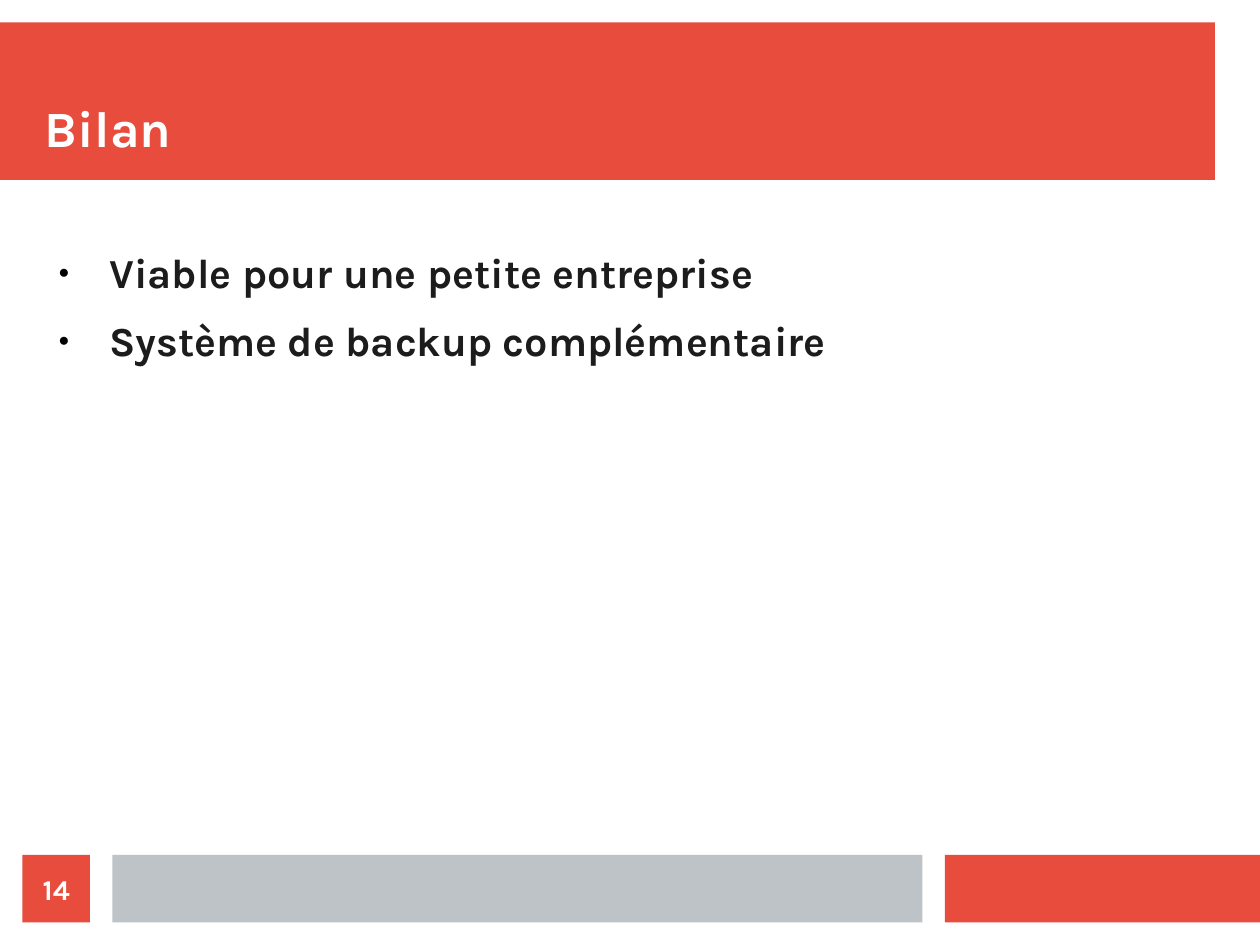
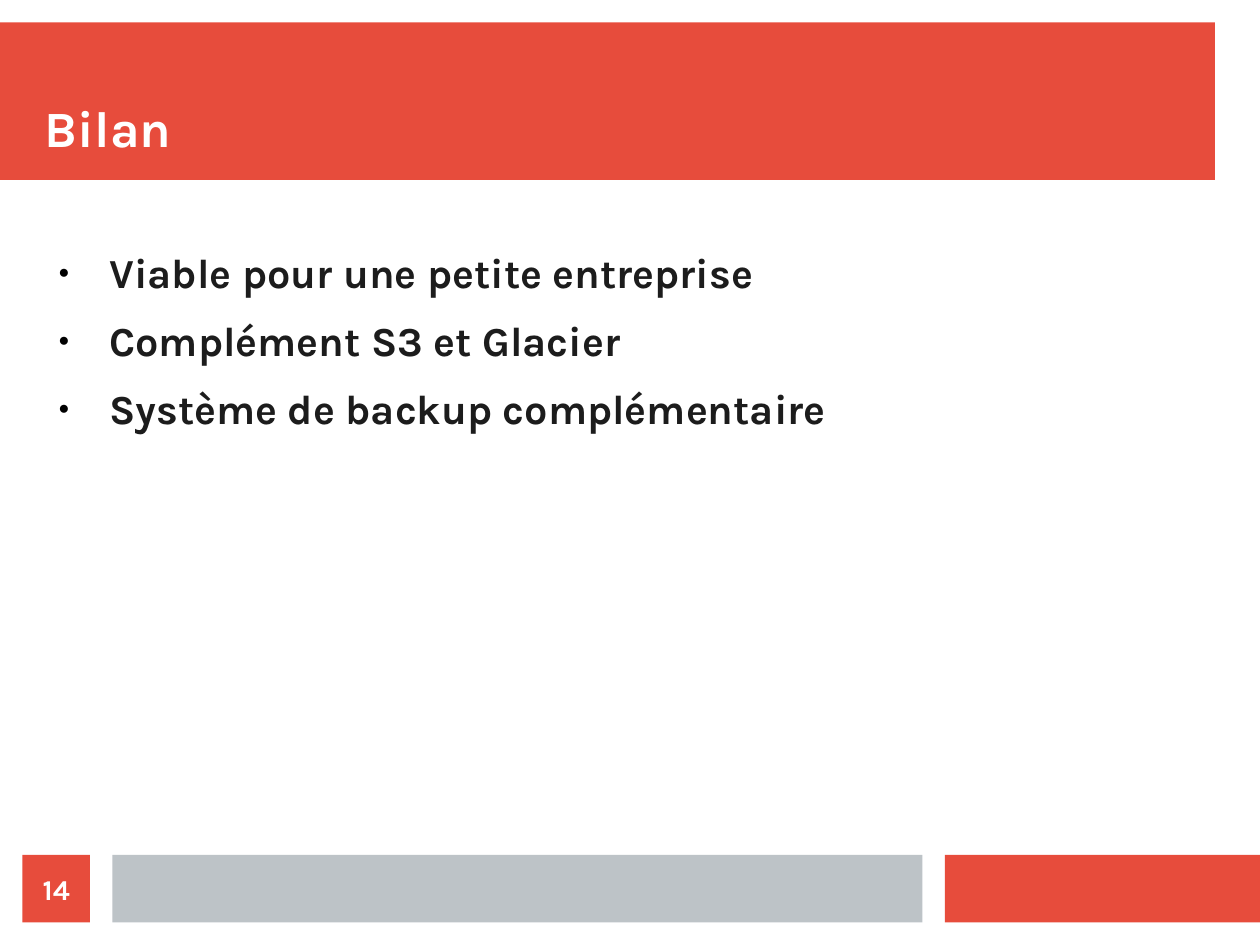
Before and after one commit to Nyahon/AIT, a slide deck: slide 14 of AIT_Amazon_Presentation.odp. Drawn at 1260x945 pixels with LibreOffice and Linux fonts; fonts in the diff are those of the drawing. Boxes give left, top, right and bottom in pixels: in the first picture for what was removed or moved away, otherwise in the second. Text is boxed around its words. In the diff, an @@ line names an element or a change of style, - is before the commit and + after.

```diff
--- a/AIT_Amazon_Presentation.odp
+++ b/AIT_Amazon_Presentation.odp
@@ text at <box>109,323,620,366</box>: paragraph added @@
+● Complément S3 et Glacier
```
Also in this commit, not shown: 2 other slides changed.
